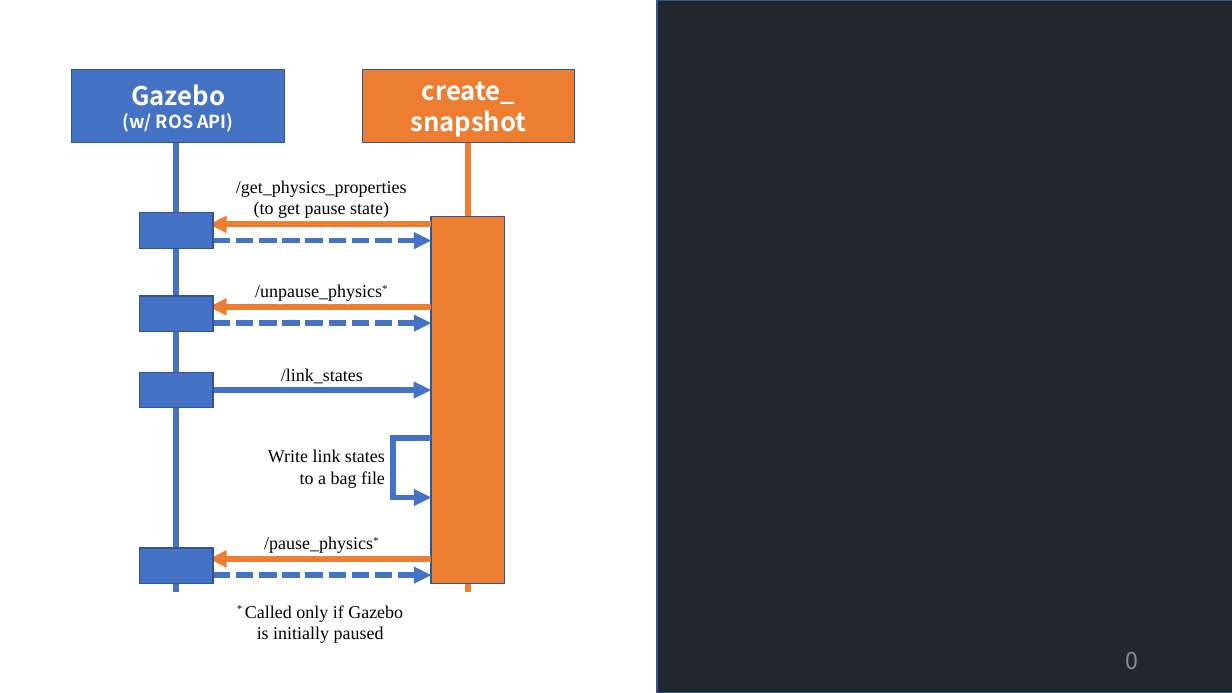
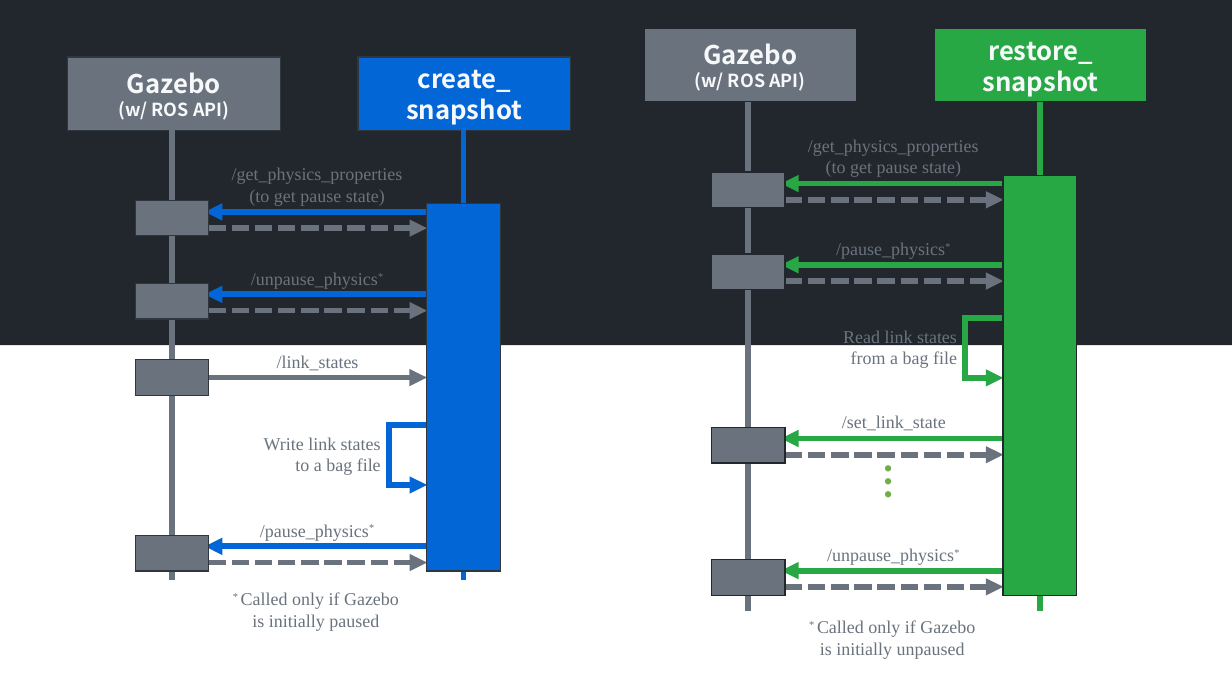
Before and after one commit to yoshito-n-students/gazebo_snapshot_tools, a slide deck: slide 1 of images/sequence_diagrams.pptx. Drawn at 1232x693 pixels with LibreOffice and Linux fonts; fonts in the diff are those of the drawing. Boxes give left, top, right and bottom in pixels: in the first picture for what was removed or moved away, otherwise in the second. Text is boxed around its words. In the diff, an @@ line names an element or a change of style, - is before the commit and + after.

```diff
--- a/images/sequence_diagrams.pptx
+++ b/images/sequence_diagrams.pptx
@@ rectangle: place and size @@
-rectangle at <box>657,0,1232,693</box>
+rectangle at <box>0,0,1232,346</box>
@@ rectangle at <box>0,0,1232,346</box>: outline #325491 1 pt to none @@
@@ rectangle "Gazebo (w/ ROS API)" at <box>67,57,280,130</box>: text colour #FFFFFF to #F6F8FA; fill #4472C4 to #6A737D; outline #325491 1 pt to #2F363D 1 pt @@
@@ rectangle "create_" at <box>358,57,570,130</box>: text colour #FFFFFF to #F6F8FA; fill #ED7D31 to #0366D6; outline #325491 1 pt to #2F363D 1 pt @@
@@ line (172, 130) - (172, 579): stroke #4472C4 4.5 pt to #6A737D 4.5 pt @@
@@ line (464, 130) - (464, 579): stroke #ED7D31 4.5 pt to #0366D6 4.5 pt @@
@@ group added at <box>644,29,1147,659</box>: 9 arrows, 7 rectangles, 7 texts, 4 lines @@
+Gazebo
+(w/ ROS API)
+restore_
+snapshot
+/get_physics_properties
+(to get pause state)
+/pause_physics*
+/unpause_physics*
+Read link states
+from a bag file
+* Called only if Gazebo is initially unpaused
+/set_link_state
+…
@@ rectangle at <box>427,204,501,571</box>: fill #ED7D31 to #0366D6; outline #325491 1 pt to #2F363D 1 pt @@
@@ arrow (427, 212) - (205, 212): stroke #ED7D31 4.5 pt to #0366D6 4.5 pt @@
@@ arrow (209, 228) - (427, 228): stroke #4472C4 4.5 pt dashed to #6A737D 4.5 pt dashed @@
@@ arrow (427, 295) - (205, 295): stroke #ED7D31 4.5 pt to #0366D6 4.5 pt @@
@@ 6 rectangles, 6 arrows, 2 texts: place and size @@
-6 rectangles, 6 arrows, 2 texts at <box>72,69,575,583</box>
+6 rectangles, 6 arrows, 2 texts at <box>67,57,570,571</box>
@@ arrow (209, 311) - (427, 311): stroke #4472C4 4.5 pt dashed to #6A737D 4.5 pt dashed @@
@@ fill #4472C4 to #6A737D; outline #325491 1 pt to #2F363D 1 pt in 4 elements at <box>135,201,209,236</box>, <box>135,284,209,319</box>, <box>135,535,209,570</box>, <box>135,360,209,395</box> @@
@@ arrow (209, 378) - (427, 378): stroke #4472C4 4.5 pt to #6A737D 4.5 pt @@
@@ 4 texts, 4 lines, 2 arrows, 1 rectangle: place and size @@
-4 texts, 4 lines, 2 arrows, 1 rectangle at <box>140,143,468,643</box>
+4 texts, 4 lines, 2 arrows, 1 rectangle at <box>135,130,464,631</box>
@@ line (427, 425) - (389, 425): stroke #4472C4 4.5 pt to #0366D6 4.5 pt @@
@@ line (389, 422) - (389, 488): stroke #4472C4 4.5 pt to #0366D6 4.5 pt @@
@@ arrow (389, 485) - (427, 485): stroke #4472C4 4.5 pt to #0366D6 4.5 pt @@
@@ arrow (427, 546) - (205, 546): stroke #ED7D31 4.5 pt to #0366D6 4.5 pt @@
@@ arrow (209, 563) - (427, 563): stroke #4472C4 4.5 pt dashed to #6A737D 4.5 pt dashed @@
@@ text colour #000000 to #6A737D in 6 elements at <box>277,355,359,371</box>, <box>264,437,381,475</box>, <box>260,524,369,541</box>, <box>232,168,403,206</box>, <box>251,273,378,289</box>, <box>241,592,399,631</box> @@
@@ page number removed at <box>1125,652,1138,669</box> @@
-0
```
Also in this commit, not shown: 1 slide removed, 2 other files.
